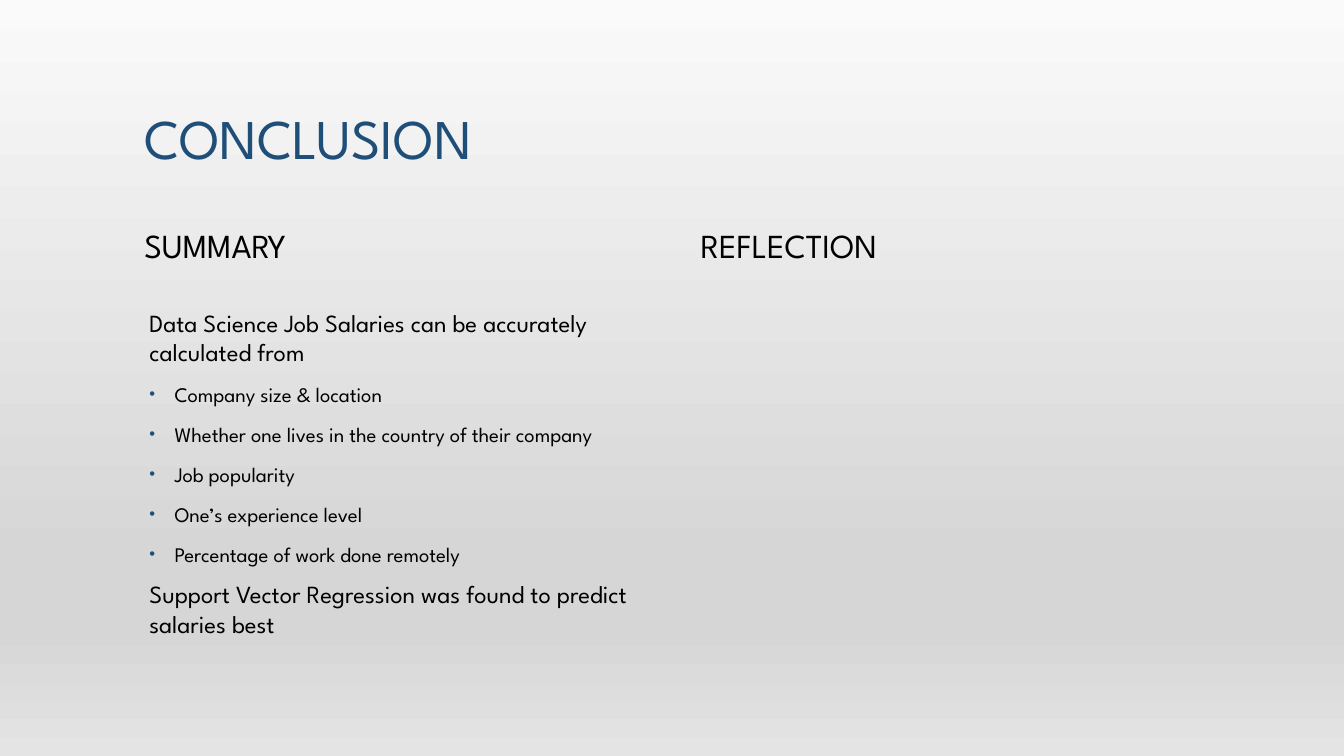
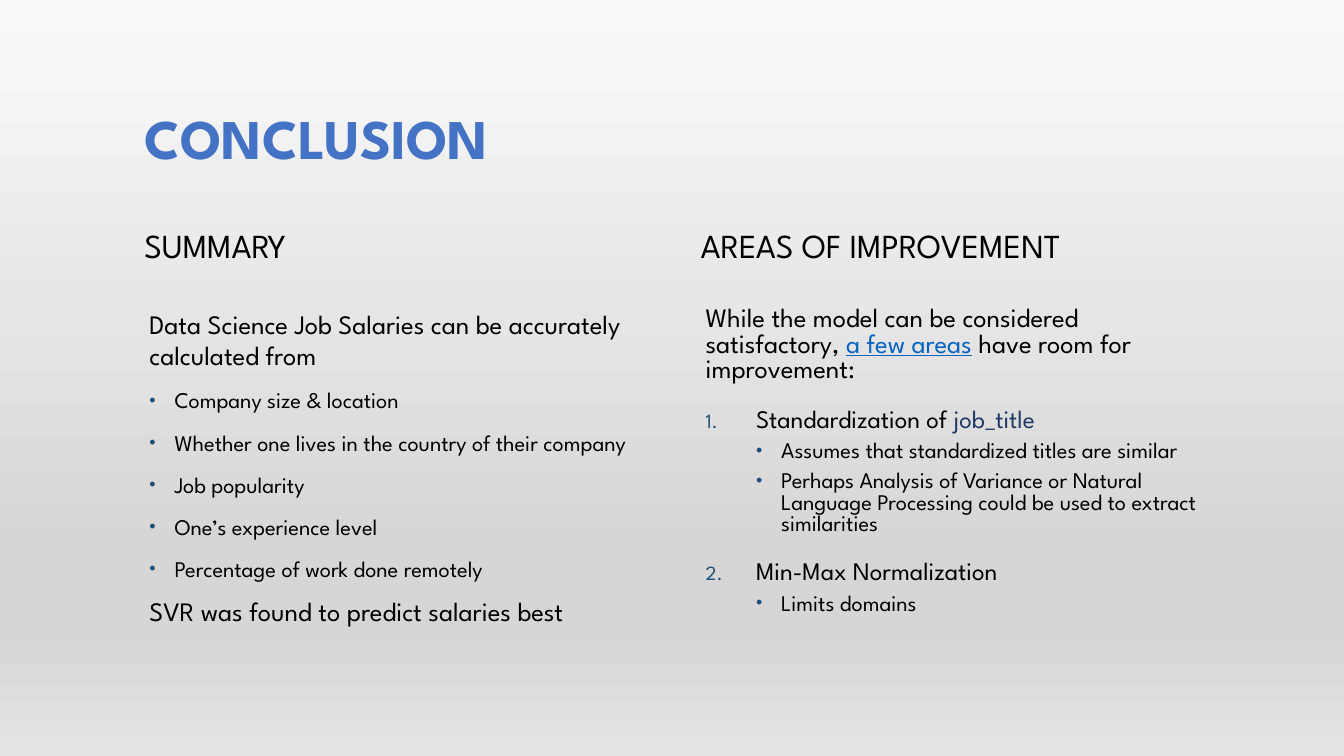
Before and after one commit to TMK04/mldp-project, a slide deck: slide 10 of documents/Slides.pptx. Drawn at 1344x756 pixels with LibreOffice and Linux fonts; fonts in the diff are those of the drawing. Boxes give left, top, right and bottom in pixels: in the first picture for what was removed or moved away, otherwise in the second. Text is boxed around its words. In the diff, an @@ line names an element or a change of style, - is before the commit and + after.

```diff
--- a/documents/Slides.pptx
+++ b/documents/Slides.pptx
@@ title "CONCLUSION" at (144,121,488,160): text colour #1F4E79 to #4472C4, bold on @@
@@ text at (701,235,1061,259): text changed @@
-REFLECTION
+AREAS OF IMPROVEMENT
@@ text at (149,315,625,582): size 17.6 to 19 pt in "Data Science Job Salaries can be accurately ..."; size 14.8 to 16 pt in "Company size & location", "Whether one lives in the country of ...", "Job popularity", "One’s experience level" and 1 more places @@
@@ text added at (706,308,1196,612), 16 pt, text #000000 @@
+While the model can be considered satisfactory, a few areas have room for improvement:
+1. Standardization of job_title
+    • Assumes that standardized titles are similar
+    • Perhaps Analysis of Variance or Natural Language Processing could be used to extract similarities
+2. Min-Max Normalization
+    • Limits domains
@@ text at (149,602,563,627): text changed; size 17.6 to 19 pt @@
-Support Vector Regression was found to predict salaries best
+SVR was found to predict salaries best
```
Also in this commit, not shown: 7 other slides changed, 1 slide added, 1 slide removed, 4 other files.
